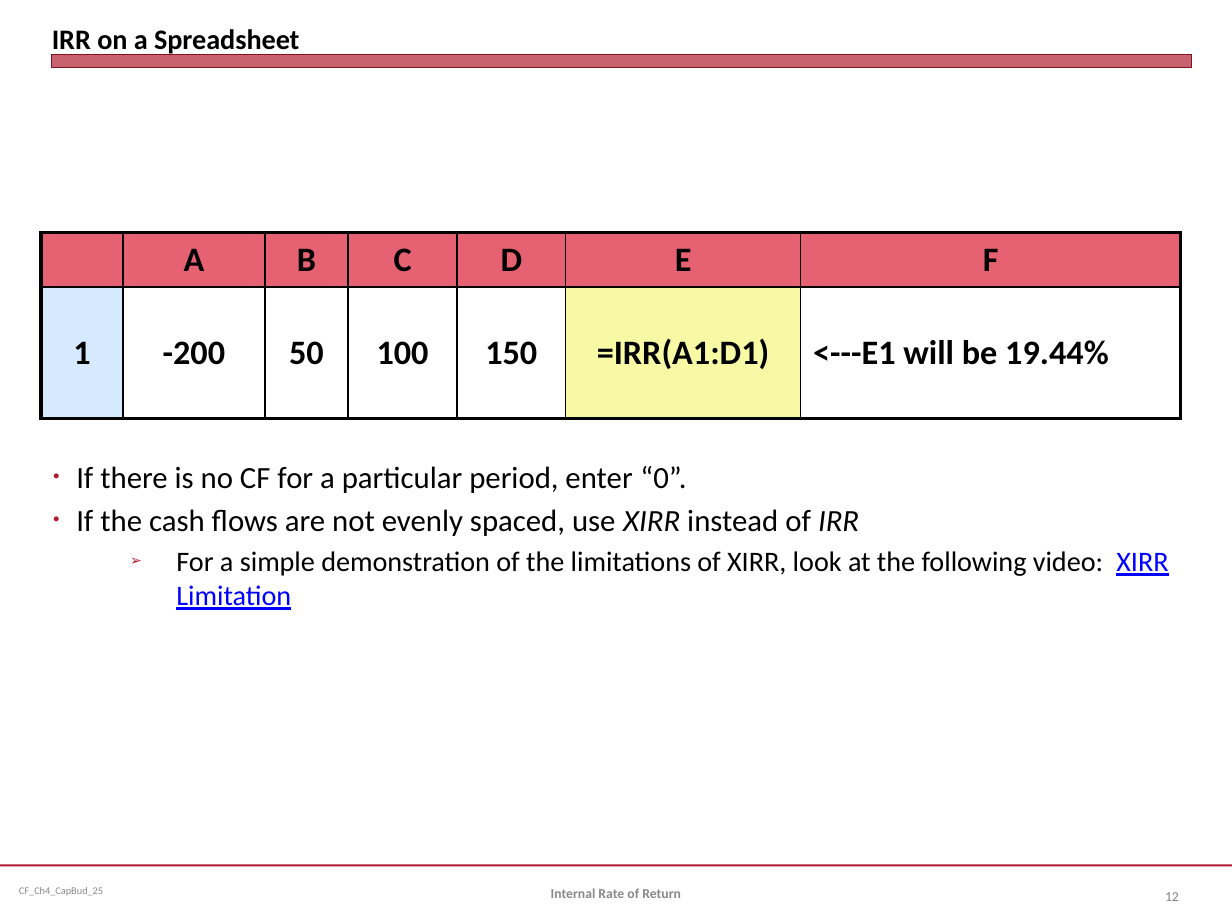
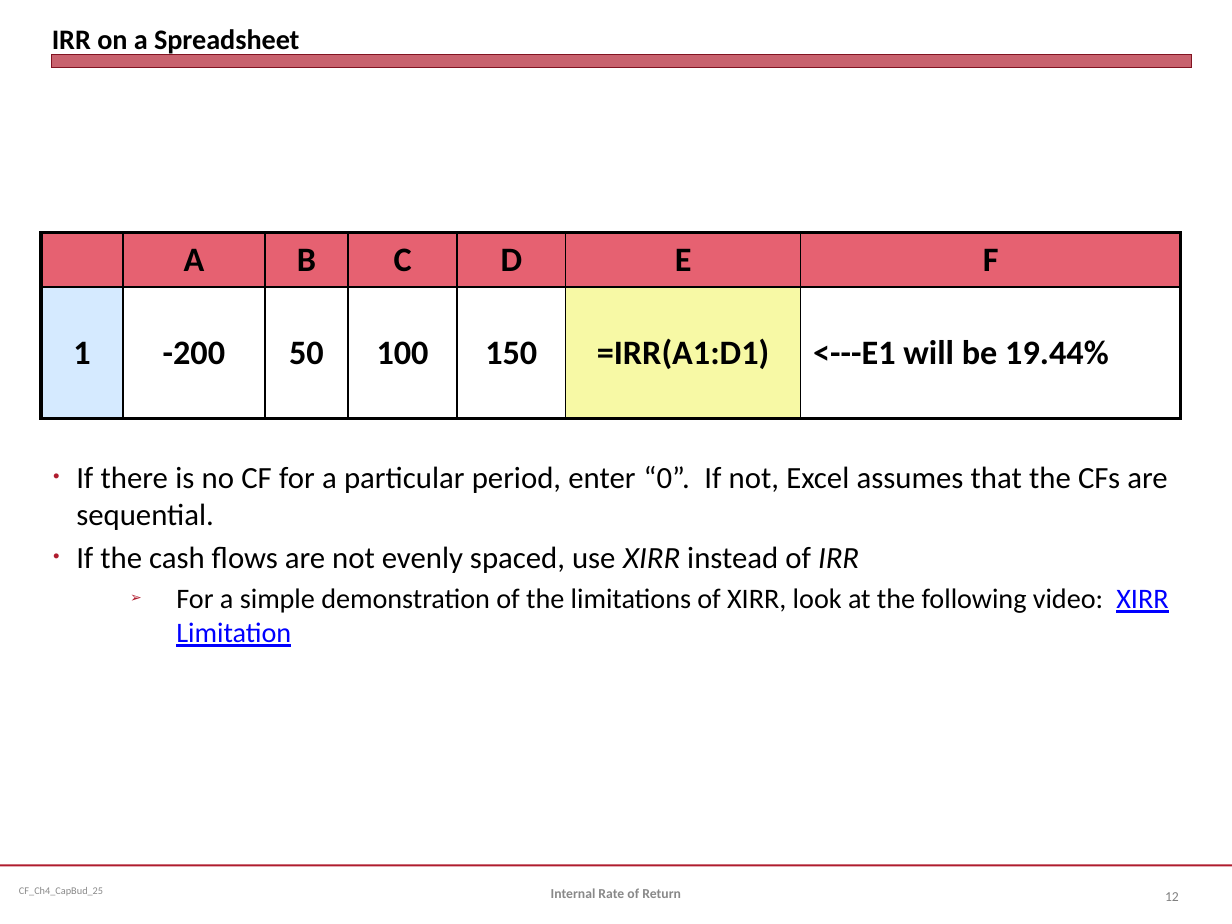
Before and after one commit to jmc877/Corporate-Finance, a slide deck: slide 12 of slides/CF_Ch4_CapBud_25.pptx. Drawn at 1232x924 pixels with LibreOffice and Linux fonts; fonts in the diff are those of the drawing. Boxes give left, top, right and bottom in pixels: in the first picture for what was removed or moved away, otherwise in the second. Text is boxed around its words. In the diff, an @@ line names an element or a change of style, - is before the commit and + after.

```diff
--- a/slides/CF_Ch4_CapBud_25.pptx
+++ b/slides/CF_Ch4_CapBud_25.pptx
@@ text at bbox=[76, 466, 1167, 530]: text changed @@
-• If there is no CF for a particular period, enter “0”.
+• If there is no CF for a particular period, enter “0”. If not, Excel assumes that the CFs are sequential.
```
Also in this commit, not shown: 4 other slides changed, 3 other files.
